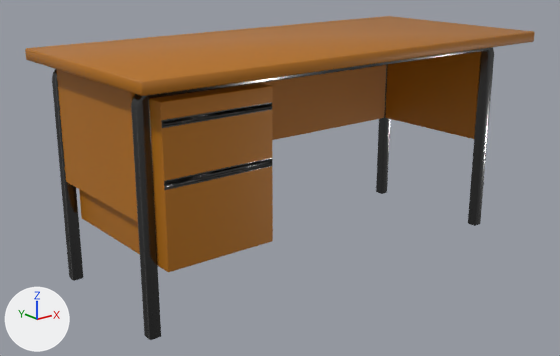
What one commit did to the glTF model Assets/GameAssets/Models/TeacherDesk/teacher_desk.glb.
Before and after are seen from a camera (50 mm lens) standing at (-4.64, -4.9, 3.01) and looking at (-0.19, 0.66, 0.79). Every picture has the same lights, and +X, +Y and +Z are marked at lower left. Where no turn or scale is listed for an object, it has been applied to the vertices.

Objects in the first picture: 'back_board', 'back_legs', 'drawers', 'front_legs', 'left_board', 'right_board', 'surface'.
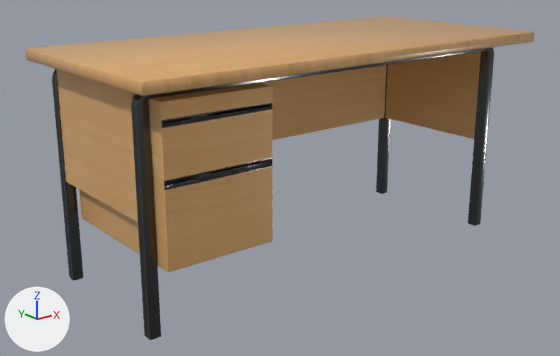
Boxes [x1, y1, x2, y2] around the edits, measured in the pictures (560 x 356 px):
'drawers', surface changed: [79, 83, 273, 272] in both
'surface', surface changed: [25, 16, 535, 96] in both
'left_board', surface changed: [57, 69, 138, 222] in both
'right_board', surface changed: [385, 51, 481, 139] in both
'back_board', surface changed: [262, 65, 386, 140] in both

What changed in the scene script:
```text
Add img_desk_surface:
    img_desk_surface = load_image('desk_surface', '_unpacked/desk_surface', 800, 800, 'sRGB')
Change mat_wood_material:
    remove mat_wood_material.base_color = (0.458, 0.16, 0.00525)  # orange #b46f10
    add mat_wood_material.texture = img_desk_surface
    mat_wood_material.roughness: 0.5 -> 0.3
```
